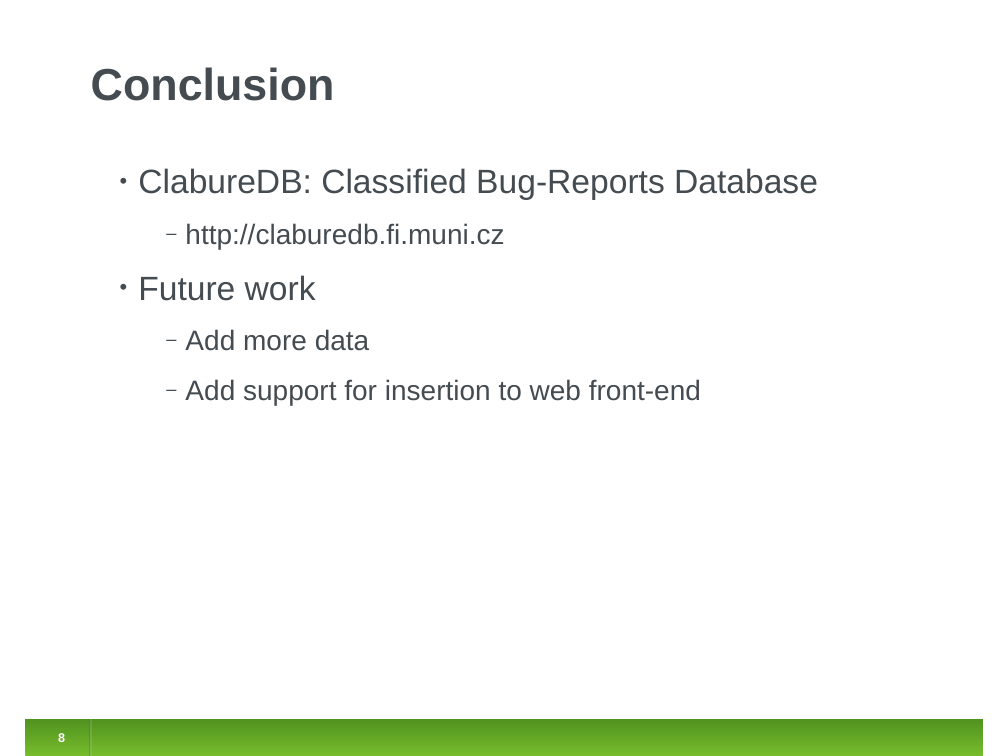
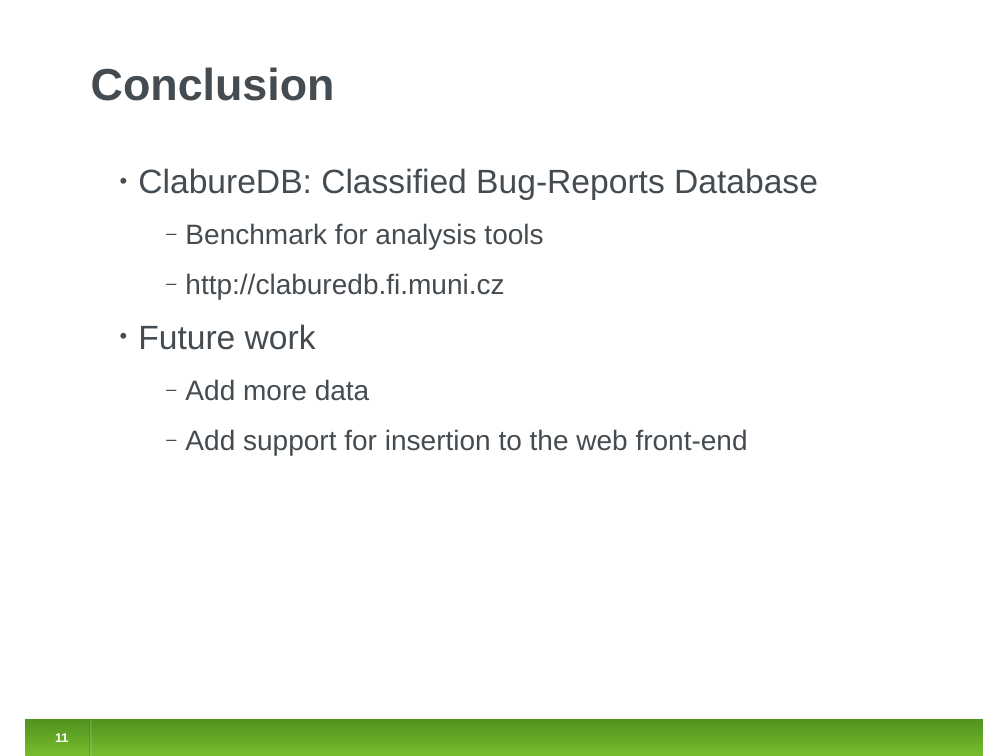
Before and after one commit to jirislaby/writings, a slide deck: slide 11 of presentations/clabure_rome/clabure.odp (slide 8 before the commit). Drawn at 1008x756 pixels with LibreOffice and Linux fonts; fonts in the diff are those of the drawing. Boxes give left, top, right and bottom in pixels: in the first picture for what was removed or moved away, otherwise in the second. Text is boxed around its words. In the diff, an @@ line names an element or a change of style, - is before the commit and + after.

```diff
--- a/presentations/clabure_rome/clabure.odp
+++ b/presentations/clabure_rome/clabure.odp
@@ text at [185,223,543,249]: paragraph added @@
+  ‒ Benchmark for analysis tools
@@ text at [185,429,748,455]: text changed @@
-  ‒ Add support for insertion to web front-end
+  ‒ Add support for insertion to the web front-end
@@ page number at [55,733,68,742]: text changed @@
-8
+11
```
Also in this commit, not shown: 5 other slides changed, 3 slides added, 1 other file.
